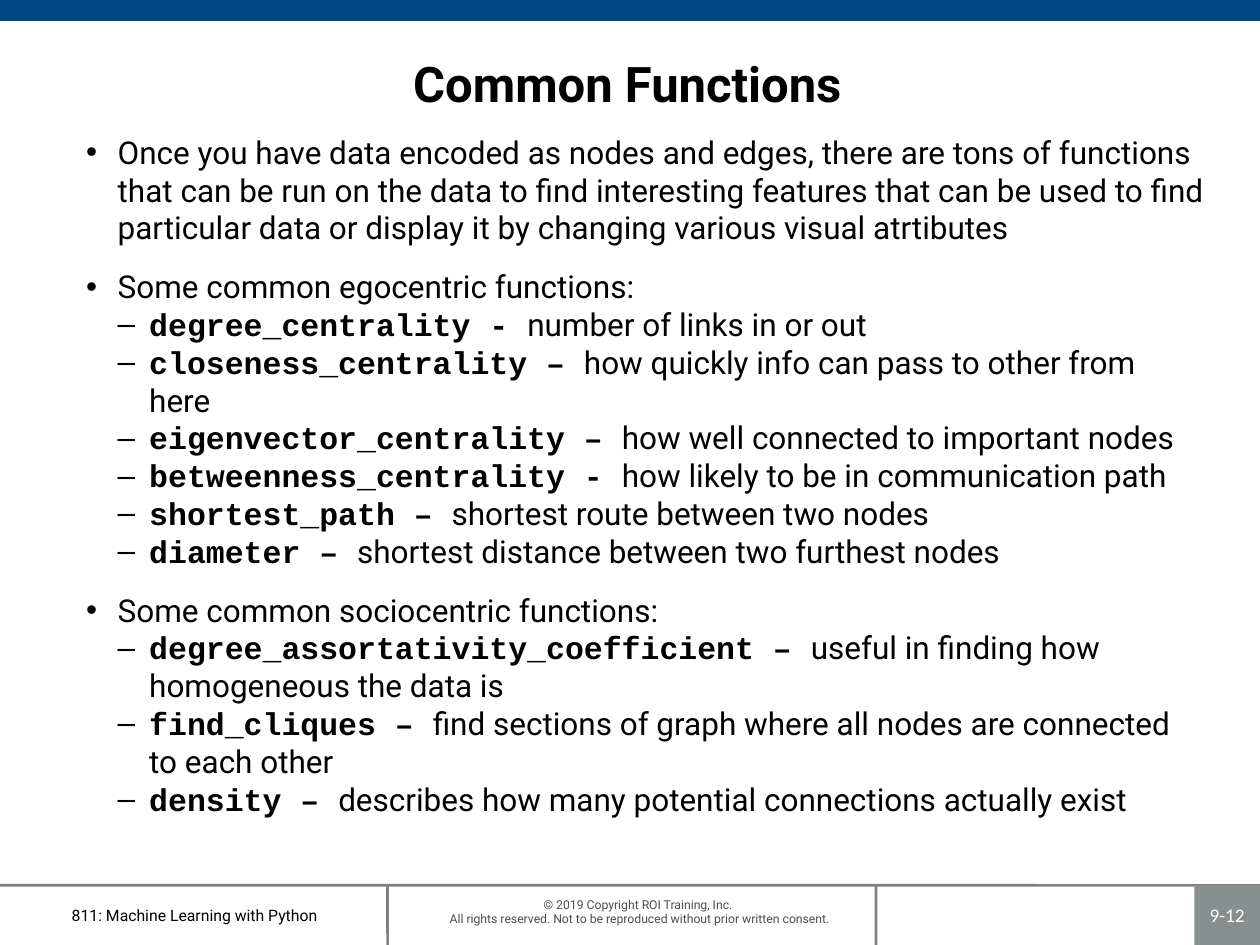
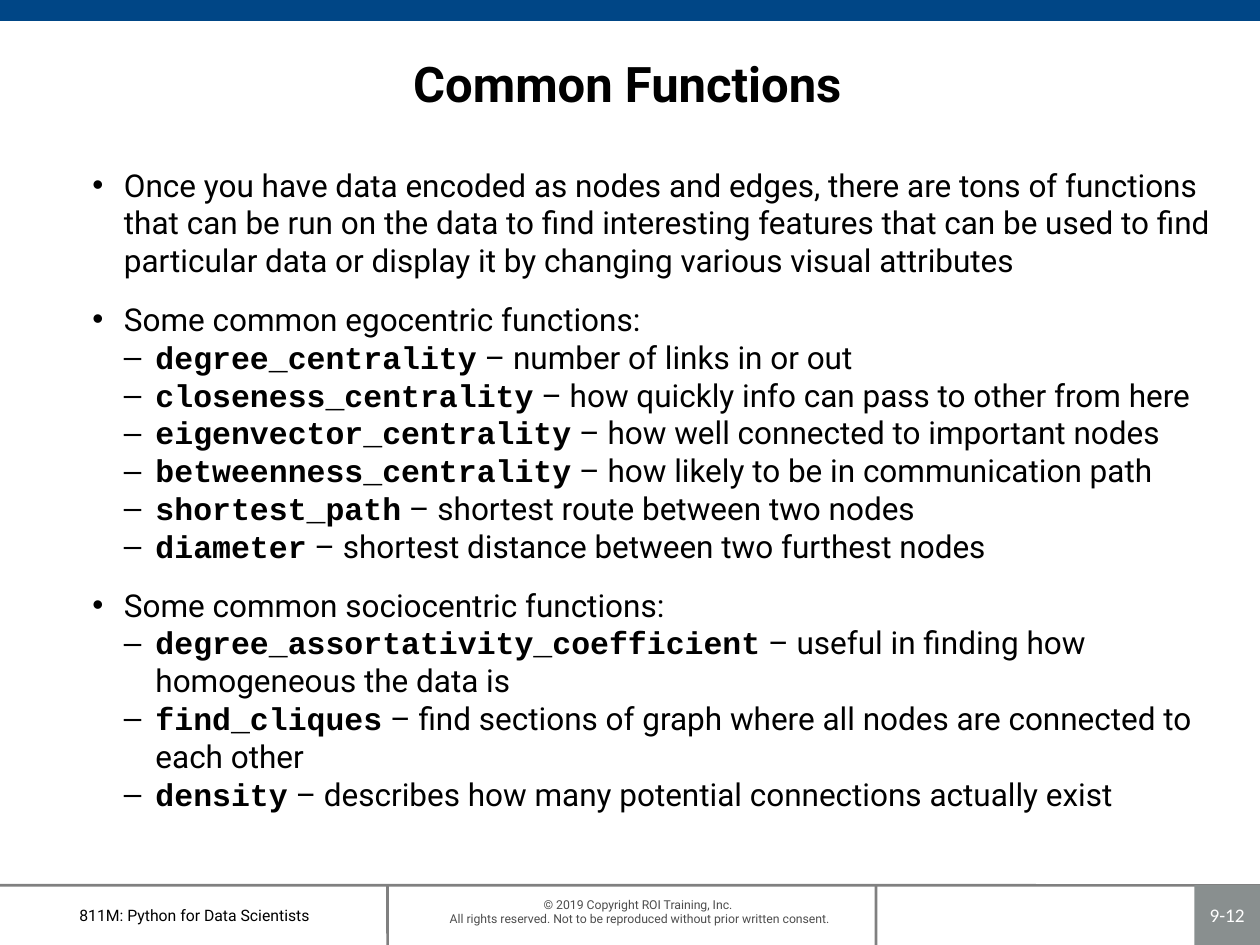
Before and after one commit to roitraining/PythonML, a slide deck: slide 12 of 811M-Ch09_GraphDatabase.pptx. Drawn at 1260x945 pixels with LibreOffice and Linux fonts; fonts in the diff are those of the drawing; background and template pictures are left out. Boxes give left, top, right and bottom in pixels: in the first picture for what was removed or moved away, otherwise in the second. Text is boxed around its words. In the diff, an @@ line names an element or a change of style, - is before the commit and + after.

```diff
--- a/811M-Ch09_GraphDatabase.pptx
+++ b/811M-Ch09_GraphDatabase.pptx
@@ text "Once you have data encoded ...": place and size @@
-text "Once you have data encoded ..." at bbox=[118, 140, 1204, 818]
+text "Once you have data encoded ..." at bbox=[124, 173, 1210, 813]
@@ text at bbox=[124, 173, 1210, 279]: text changed @@
-• Once you have data encoded as nodes and edges, there are tons of functions that can be run on the data to find interesting features that can be used to find particular data or display it by changing various visual atrtibutes
+• Once you have data encoded as nodes and edges, there are tons of functions that can be run on the data to find interesting features that can be used to find particular data or display it by changing various visual attributes
@@ text at bbox=[155, 345, 853, 376]: text changed @@
-  – degree_centrality - number of links in or out
+  – degree_centrality – number of links in or out
@@ text at bbox=[155, 383, 1191, 813]: font Courier New to Roboto, bold off in "–", "–", "–", "–" and 3 more places @@
@@ text at bbox=[155, 458, 1152, 489]: text changed @@
-  – betweenness_centrality - how likely to be in communication path
+  – betweenness_centrality – how likely to be in communication path
@@ text at bbox=[79, 909, 310, 925]: text changed @@
-811: Machine Learning with Python
+811M: Python for Data Scientists
```
Also in this commit, not shown: 14 other slides changed, 15 other files.
